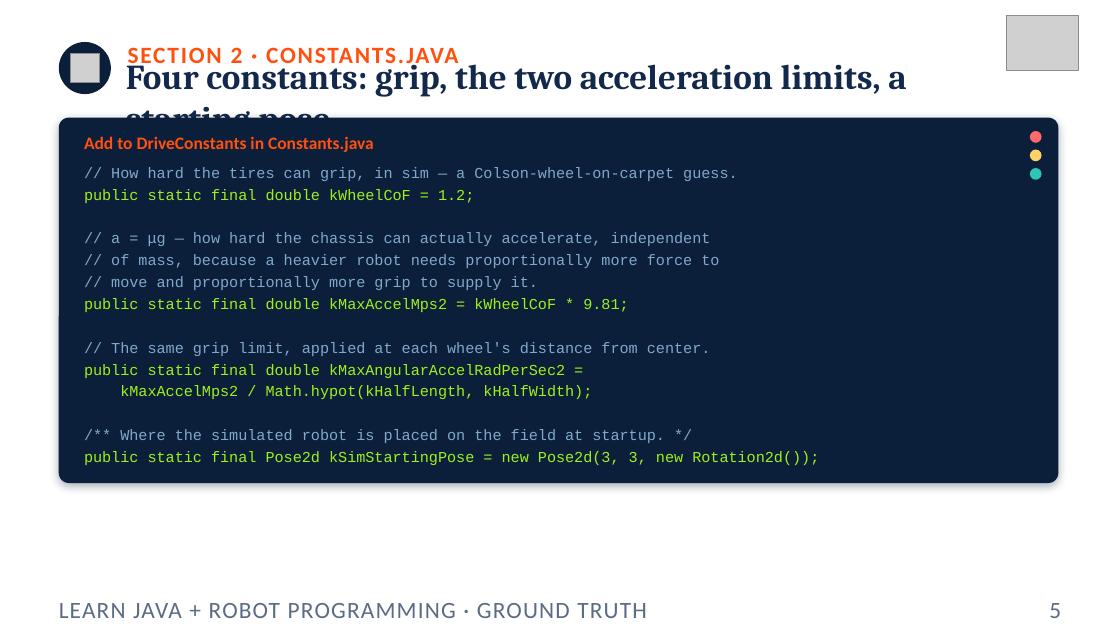
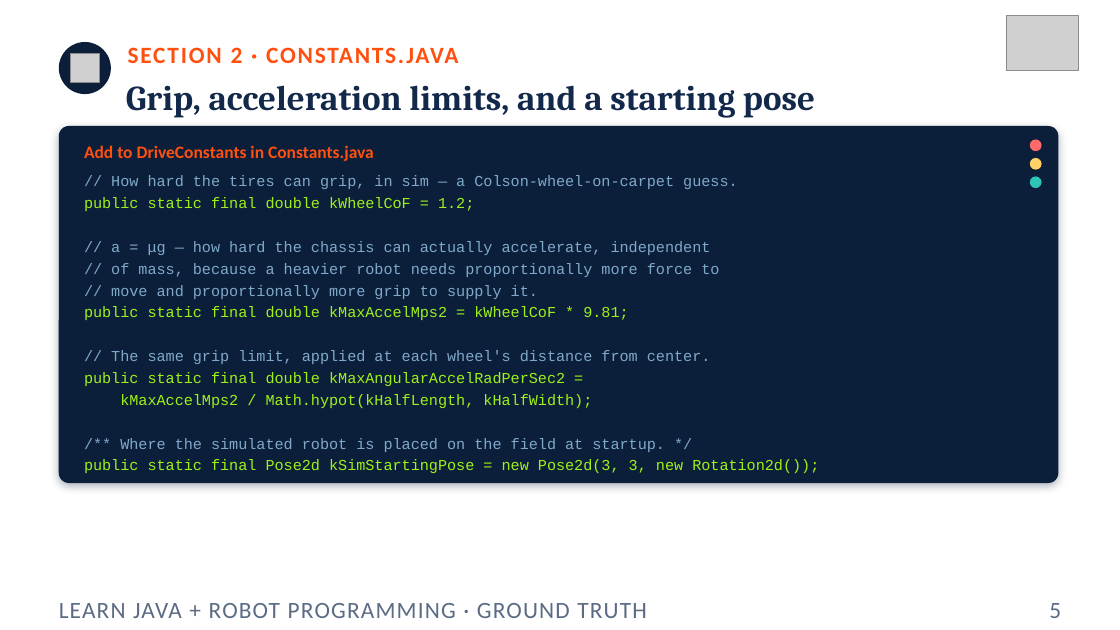
Before and after one commit to FRC5010/BasicRobotLessons, a slide deck: slide 5 of docs/presentations/v3/16-ground-truth.pptx. Drawn at 1120x630 pixels with LibreOffice and Linux fonts; fonts in the diff are those of the drawing; grey boxes stand for pictures. Boxes give left, top, right and bottom in pixels: in the first picture for what was removed or moved away, otherwise in the second. Text is boxed around its words. In the diff, an @@ line names an element or a change of style, - is before the commit and + after.

```diff
--- a/docs/presentations/v3/16-ground-truth.pptx
+++ b/docs/presentations/v3/16-ground-truth.pptx
@@ text at <box>126,85,815,117</box>: text changed @@
-Four constants: grip, the two acceleration limits, a starting pose
+Grip, acceleration limits, and a starting pose
@@ rounded rectangle: place and size @@
-rounded rectangle at <box>59,118,1059,483</box>
+rounded rectangle at <box>59,126,1059,483</box>
@@ text "// How hard the tires ...": place and size @@
-text "// How hard the tires ..." at <box>84,167,819,465</box>
+text "// How hard the tires ..." at <box>84,175,819,473</box>
@@ 3 ellipses, 1 text: place and size @@
-3 ellipses, 1 text at <box>84,131,1042,180</box>
+3 ellipses, 1 text at <box>84,139,1042,188</box>
```
Also in this commit, not shown: 1 other file.
